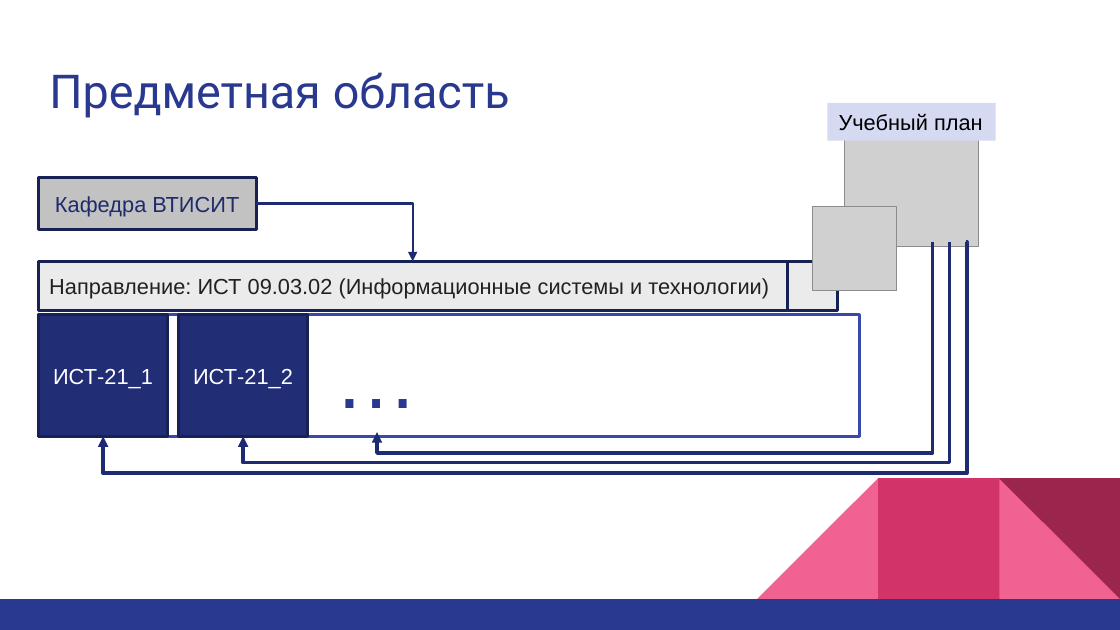
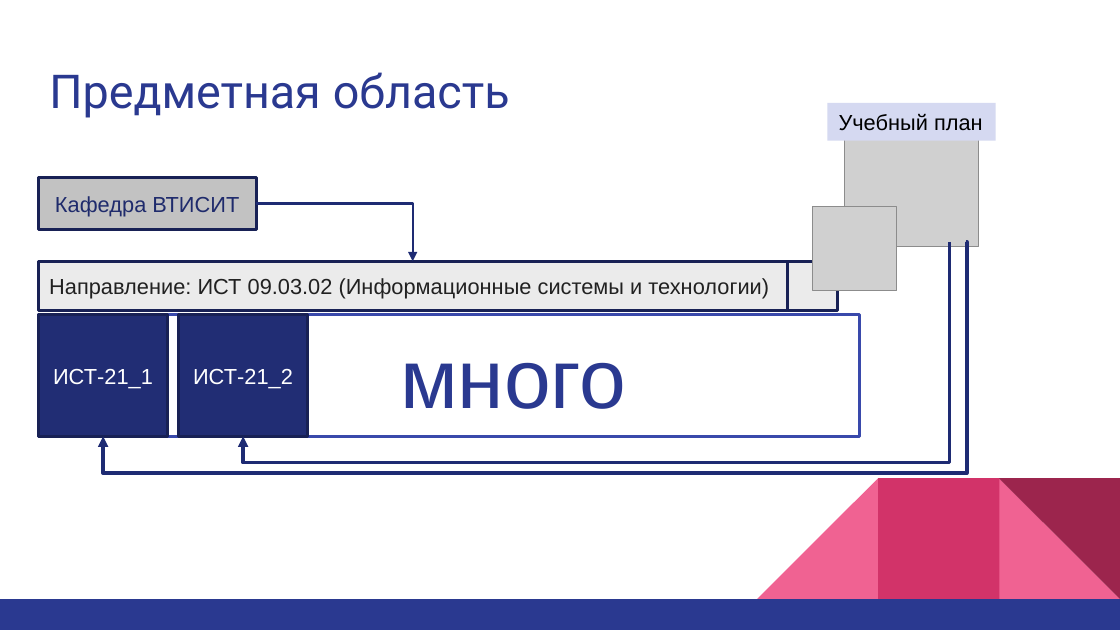
Before and after one commit to bogya345/Diplom, a slide deck: slide 18 of @_docs/bogya/presentation.pptx (slide 5 before the commit). Drawn at 1120x630 pixels with LibreOffice and Linux fonts; fonts in the diff are those of the drawing; grey boxes stand for pictures. Boxes give left, top, right and bottom in pixels: in the first picture for what was removed or moved away, otherwise in the second. Text is boxed around its words. In the diff, an @@ line names an element or a change of style, - is before the commit and + after.

```diff
--- a/@_docs/bogya/presentation.pptx
+++ b/@_docs/bogya/presentation.pptx
@@ elbow arrow removed from (933, 242) to (377, 432) @@
@@ text at [400,362,626,409]: text changed @@
-…
+много
```
Also in this commit, not shown: 2 other slides changed, 2 slides added.
